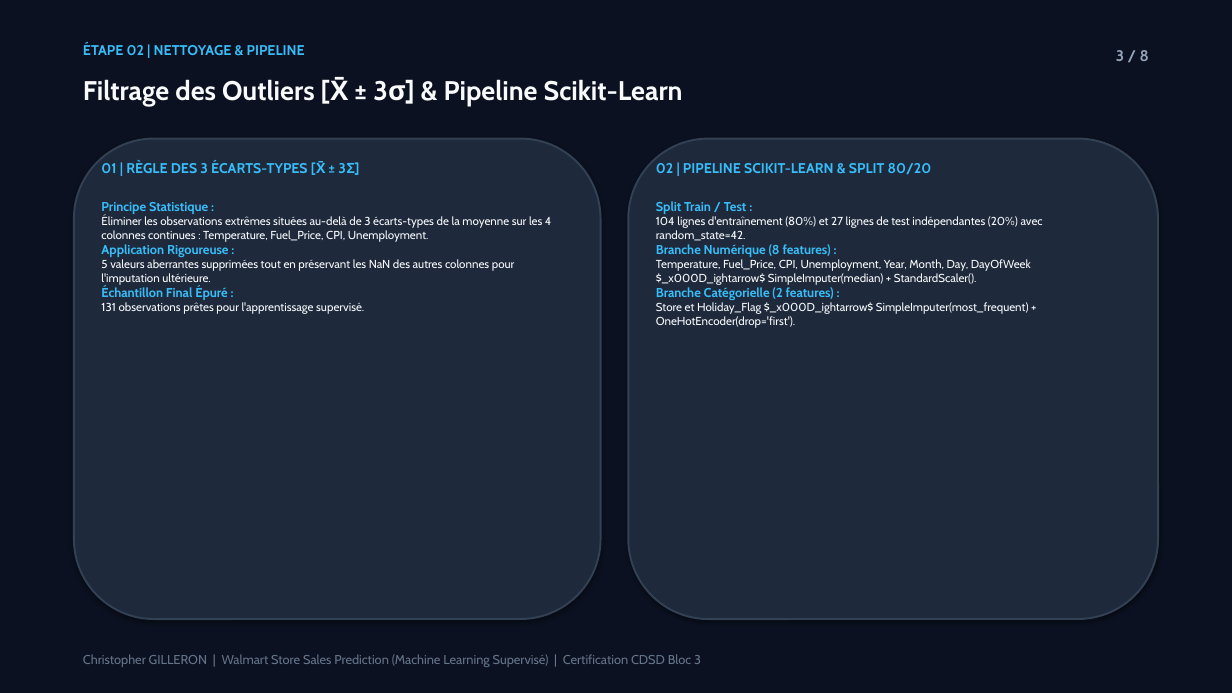
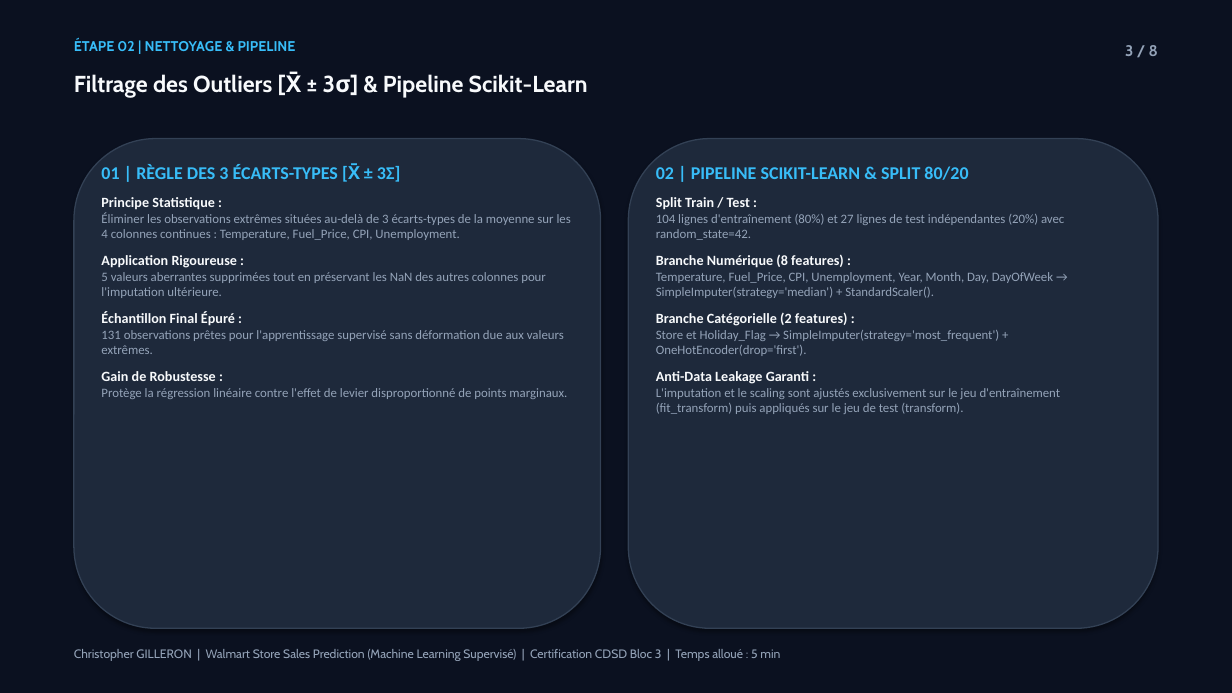
Before and after one commit to Elkristobal59/CERTIFICATION_CDSD, a slide deck: slide 3 of Bloc_3_Machine_Learning/Walmart/Walmart_presentation.pptx. Drawn at 1232x693 pixels with LibreOffice and Linux fonts; fonts in the diff are those of the drawing. Boxes give left, top, right and bottom in pixels: in the first picture for what was removed or moved away, otherwise in the second. Text is boxed around its words. In the diff, an @@ line names an element or a change of style, - is before the commit and + after.

Commit message:
feat(certif): integration des visuels des notebooks dans les pptx Steam, Walmart et North Face (8 slides)

```diff
--- a/Bloc_3_Machine_Learning/Walmart/Walmart_presentation.pptx
+++ b/Bloc_3_Machine_Learning/Walmart/Walmart_presentation.pptx
@@ text "ÉTAPE 02 | NETTOYAGE & ..." moved from (x1=83, y1=43, x2=305, y2=55) to (x1=74, y1=38, x2=296, y2=51) @@
@@ text "3 / 8" moved from (x1=1116, y1=50, x2=1149, y2=61) to (x1=1125, y1=45, x2=1158, y2=56) @@
@@ text "Filtrage des Outliers [X̄ ± ..." at (x1=74, y1=71, x2=588, y2=98): size 21 to 18 pt @@
@@ rounded rectangle resized from (x1=74, y1=139, x2=601, y2=619) to (x1=74, y1=139, x2=601, y2=628) @@
@@ rounded rectangle at (x1=74, y1=139, x2=601, y2=628): outline #334155 1.5 pt to #334155 1 pt @@
@@ rounded rectangle at (x1=628, y1=139, x2=1158, y2=628): outline #334155 1.5 pt to #334155 1 pt @@
@@ rounded rectangle resized from (x1=628, y1=139, x2=1158, y2=619) to (x1=628, y1=139, x2=1158, y2=628) @@
@@ text "01 | RÈGLE DES 3 ..." moved from (x1=101, y1=202, x2=551, y2=314) to (x1=101, y1=163, x2=571, y2=399) @@
@@ text at (x1=101, y1=163, x2=400, y2=182): paragraph added @@
+01 | RÈGLE DES 3 ÉCARTS-TYPES [X̄ ± 3Σ]
@@ text removed at (x1=101, y1=161, x2=321, y2=173) @@
-01 | RÈGLE DES 3 ÉCARTS-TYPES [X̄ ± 3Σ]
@@ text "02 | PIPELINE SCIKIT-LEARN & ..." moved from (x1=656, y1=201, x2=1043, y2=328) to (x1=656, y1=166, x2=1064, y2=414) @@
@@ text at (x1=656, y1=166, x2=968, y2=180): paragraph added @@
+02 | PIPELINE SCIKIT-LEARN & SPLIT 80/20
@@ text removed at (x1=656, y1=163, x2=932, y2=174) @@
-02 | PIPELINE SCIKIT-LEARN & SPLIT 80/20
@@ text at (x1=101, y1=197, x2=571, y2=298): size 10 to 11 pt, text colour #38BDF8 to #F8FAFC in "Principe Statistique :", "Application Rigoureuse :", "Échantillon Final Épuré :"; font Cabin to Calibri in "Principe Statistique :", "Éliminer les observations extrêmes situées au-delà de ...", "Application Rigoureuse :", "5 valeurs aberrantes supprimées tout en préservant ..." and 1 more places; size 9 to 10 pt, text colour #F8FAFC to #94A3B8 in "Éliminer les observations extrêmes situées au-delà de ...", "5 valeurs aberrantes supprimées tout en préservant ..."; more space between paragraphs @@
@@ text at (x1=656, y1=197, x2=1064, y2=240): size 10 to 11 pt, text colour #38BDF8 to #F8FAFC in "Split Train / Test :", "Branche Numérique (8 features) :", "Branche Catégorielle (2 features) :"; font Cabin to Calibri in "Split Train / Test :", "104 lignes d'entraînement (80%) et 27 lignes ...", "Branche Numérique (8 features) :", "Branche Catégorielle (2 features) :"; size 9 to 10 pt, text colour #F8FAFC to #94A3B8 in "104 lignes d'entraînement (80%) et 27 lignes ..."; more space between paragraphs @@
@@ text at (x1=656, y1=272, x2=1053, y2=298): text changed; size 9 to 10 pt; font Cabin to Calibri; text colour #F8FAFC to #94A3B8 @@
-Temperature, Fuel_Price, CPI, Unemployment, Year, Month, Day, DayOfWeek $_x000D_ightarrow$ SimpleImputer(median) + StandardScaler().
+Temperature, Fuel_Price, CPI, Unemployment, Year, Month, Day, DayOfWeek → SimpleImputer(strategy='median') + StandardScaler().
@@ text at (x1=101, y1=330, x2=567, y2=399): text changed; size 9 to 10 pt; font Cabin to Calibri; text colour #F8FAFC to #94A3B8 @@
-131 observations prêtes pour l'apprentissage supervisé.
+131 observations prêtes pour l'apprentissage supervisé sans déformation due aux valeurs extrêmes.
+Gain de Robustesse :
+Protège la régression linéaire contre l'effet de levier disproportionné de points marginaux.
@@ text at (x1=656, y1=330, x2=1061, y2=414): text changed; size 9 to 10 pt; font Cabin to Calibri; text colour #F8FAFC to #94A3B8 @@
-Store et Holiday_Flag $_x000D_ightarrow$ SimpleImputer(most_frequent) + OneHotEncoder(drop='first').
+Store et Holiday_Flag → SimpleImputer(strategy='most_frequent') + OneHotEncoder(drop='first').
+Anti-Data Leakage Garanti :
+L'imputation et le scaling sont ajustés exclusivement sur le jeu d'entraînement (fit_transform) puis appliqués sur le jeu de test (transform).
@@ text at (x1=74, y1=649, x2=780, y2=661): text changed; size 10 to 9.5 pt; text colour #64748B to #94A3B8 @@
-Christopher GILLERON | Walmart Store Sales Prediction (Machine Learning Supervisé) | Certification CDSD Bloc 3
+Christopher GILLERON | Walmart Store Sales Prediction (Machine Learning Supervisé) | Certification CDSD Bloc 3 | Temps alloué : 5 min
```
Also in this commit, not shown: 7 other slides changed, 5 other files.
